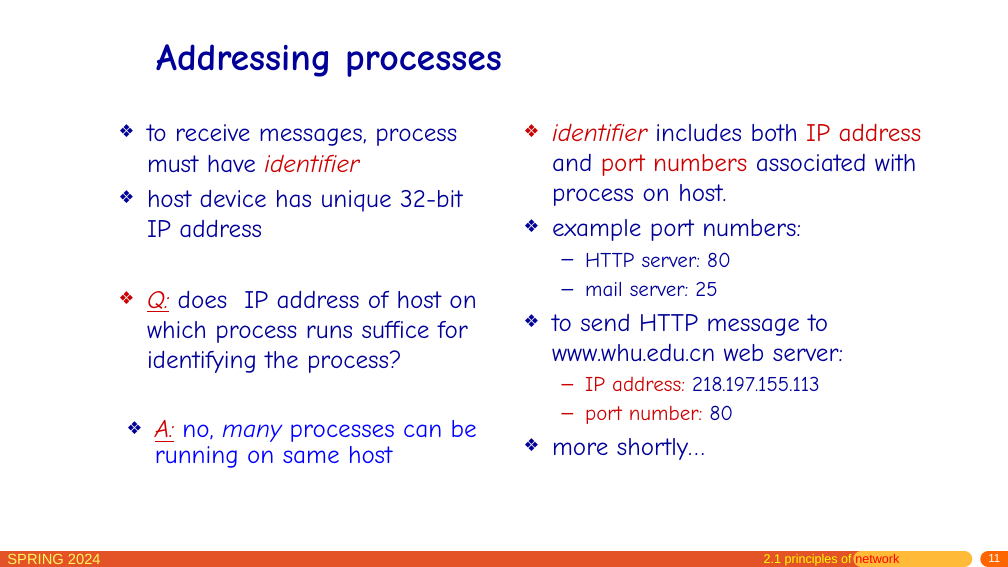
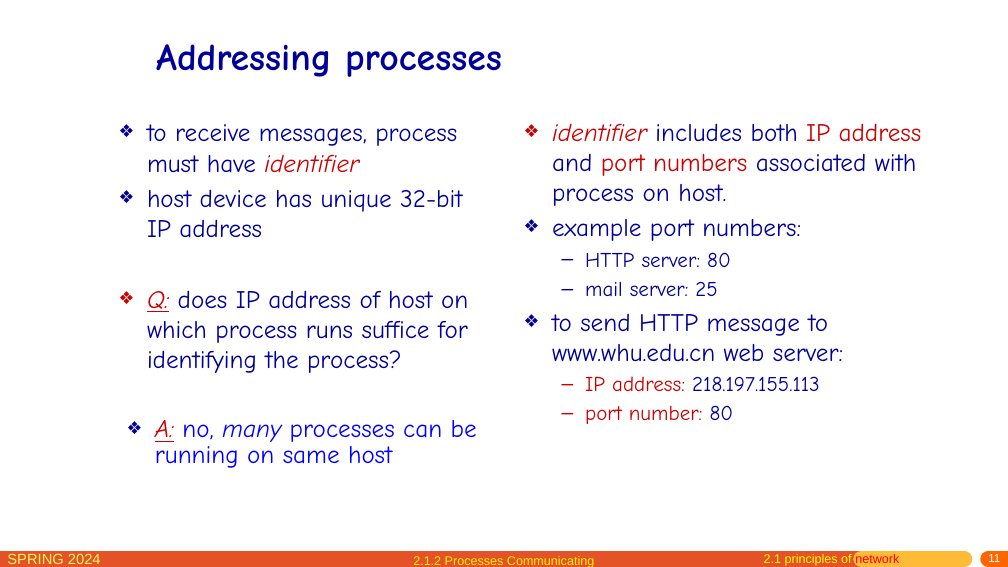
Before and after one commit to network-whu/slides, a slide deck: slide 11 of pptx/chapter2.pptx. Drawn at 1008x567 pixels with LibreOffice and Linux fonts; fonts in the diff are those of the drawing. Boxes give left, top, right and bottom in pixels: in the first picture for what was removed or moved away, otherwise in the second. Text is boxed around its words. In the diff, an @@ line names an element or a change of style, - is before the commit and + after.

```diff
--- a/pptx/chapter2.pptx
+++ b/pptx/chapter2.pptx
@@ text "to receive messages, process must ..." rewrapped from [147,124,476,373] to [147,124,468,373] @@
@@ text at [552,438,705,460]: paragraph removed @@
-❖ more shortly…
@@ text added at [413,556,594,567], 12 pt, text #FFF105 @@
+2.1.2 Processes Communicating
```
Also in this commit, not shown: 14 other slides changed, 1 slide added.
